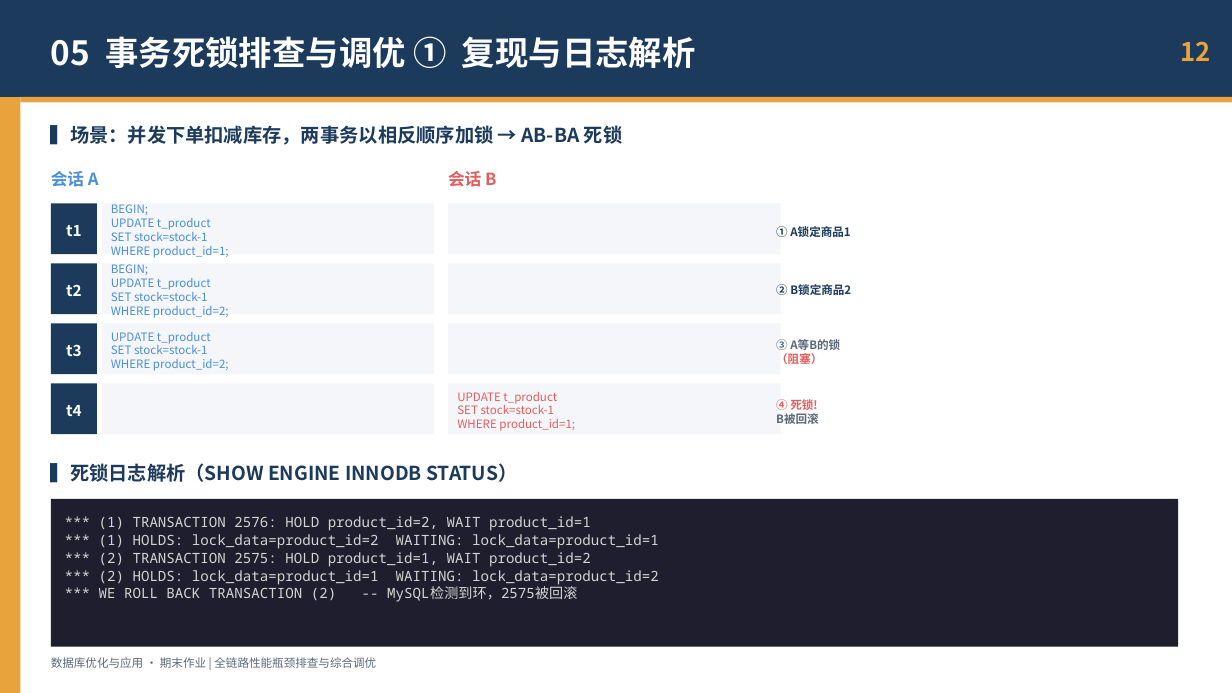
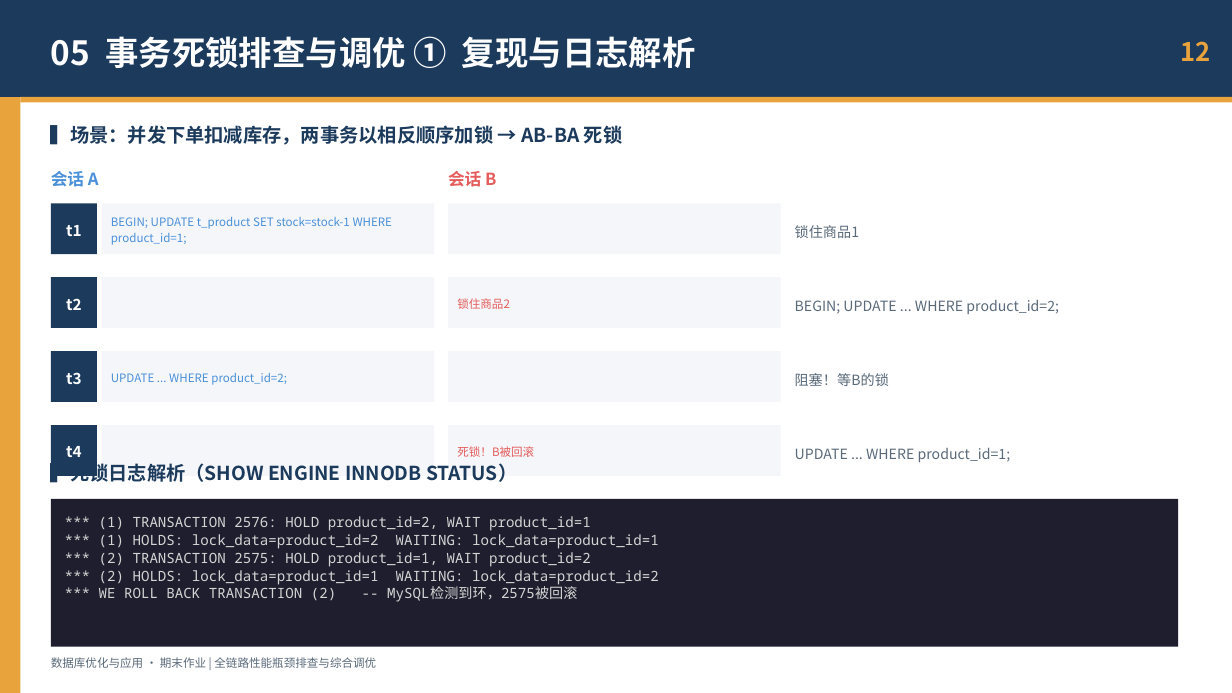
Before and after one commit to nxj23/-, a slide deck: slide 12 of db_optimization_demo/ppt/全链路性能瓶颈排查与综合调优_优化版.pptx. Drawn at 1232x693 pixels with LibreOffice and Linux fonts; fonts in the diff are those of the drawing. Boxes give left, top, right and bottom in pixels: in the first picture for what was removed or moved away, otherwise in the second. Text is boxed around its words. In the diff, an @@ line names an element or a change of style, - is before the commit and + after.

```diff
--- a/db_optimization_demo/ppt/全链路性能瓶颈排查与综合调优_优化版.pptx
+++ b/db_optimization_demo/ppt/全链路性能瓶颈排查与综合调优_优化版.pptx
@@ text at [111,217,393,245]: text changed @@
-BEGIN;
-UPDATE t_product
-SET stock=stock-1
-WHERE product_id=1;
+BEGIN; UPDATE t_product SET stock=stock-1 WHERE product_id=1;
@@ text at [795,225,860,238]: text changed; size 9 to 11 pt; text colour #1B3A5C to #5A6A7A; bold off @@
-① A锁定商品1
+锁住商品1
@@ 3 rectangles, 1 text: place and size @@
-3 rectangles, 1 text at [51,263,781,314]
+3 rectangles, 1 text at [51,277,781,328]
@@ text at [457,298,510,309]: text changed; text colour #1B3A5C to #E55C5C; bold off @@
-② B锁定商品2
+锁住商品2
@@ text at [795,300,1059,314]: text changed; size 9 to 11 pt; text colour #4A90D9 to #5A6A7A @@
-BEGIN;
-UPDATE t_product
-SET stock=stock-1
-WHERE product_id=2;
+BEGIN; UPDATE ... WHERE product_id=2;
@@ 3 rectangles, 1 text: place and size @@
-3 rectangles, 1 text at [51,323,781,374]
+3 rectangles, 1 text at [51,351,781,402]
@@ text at [111,373,287,385]: text changed @@
-UPDATE t_product
-SET stock=stock-1
-WHERE product_id=2;
+UPDATE ... WHERE product_id=2;
@@ text at [795,373,889,386]: text changed; size 9 to 11 pt; bold off @@
-③ A等B的锁
-（阻塞）
+阻塞！等B的锁
@@ 3 rectangles, 1 text: place and size @@
-3 rectangles, 1 text at [51,384,781,434]
+3 rectangles, 1 text at [51,425,781,476]
@@ text at [457,446,534,457]: text changed; bold off @@
-④ 死锁!
-B被回滚
+死锁！B被回滚
@@ text at [795,448,1011,462]: text changed; size 9 to 11 pt; text colour #E55C5C to #5A6A7A @@
-UPDATE t_product
-SET stock=stock-1
-WHERE product_id=1;
+UPDATE ... WHERE product_id=1;
```
Also in this commit, not shown: 8 other slides changed, 1 other file.
